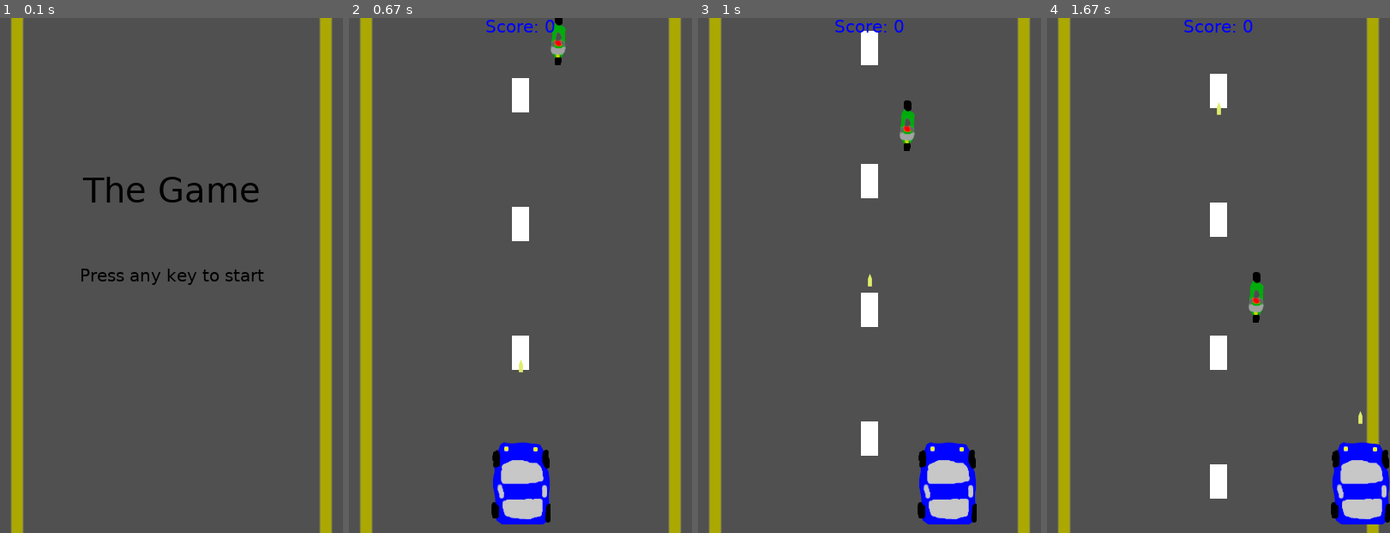
Above: before the commit, frames 1-4 (left to right).
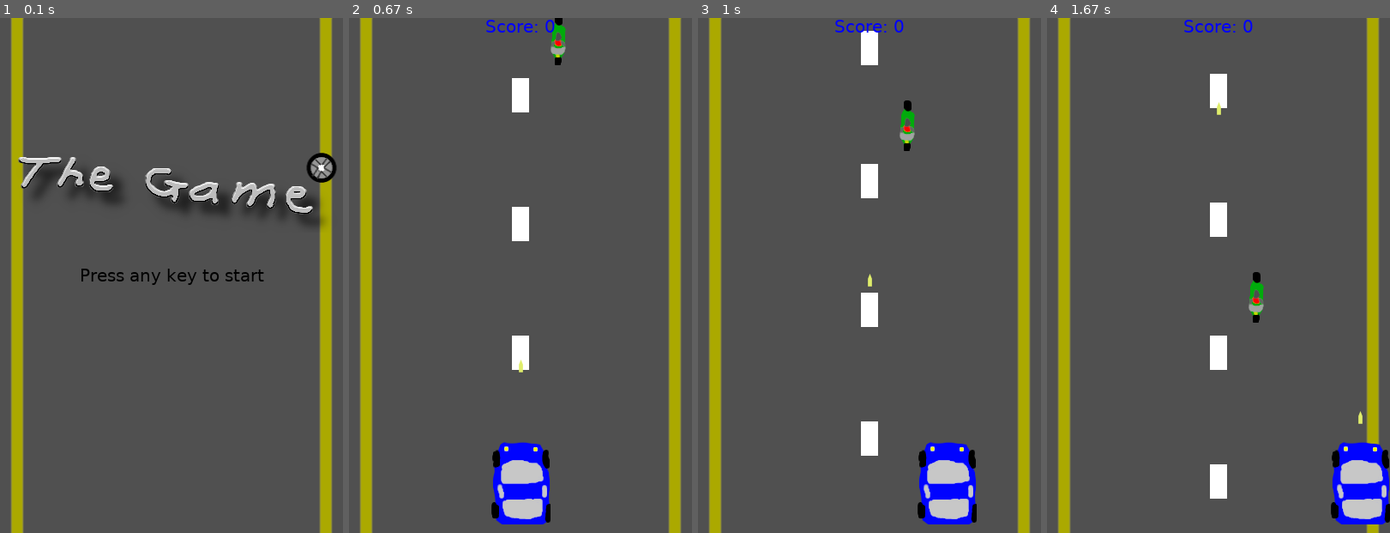
Above: after the commit, the same moments.

Repository: mnguyen4/learning-py-game
Game: pygame game, started from src/game_main_2.py
Two runs of this game, one before a commit and one after it. Both use one fixed random seed, a clock stepped at 60 frames per second and the inputs below.
Inputs:
- Up to frame 1 (0.1 s): no input
- Up to frame 2 (0.67 s): tap Space at 0.33 s
- Up to frame 3 (1 s): hold Right from 0.67 s (still down); tap Space at 0.73 s
- Up to frame 4 (1.67 s): tap Space at 1.03, 1.23, 1.53 s; release Right at 1.13 s; hold Right 1.17-1.63 s

The runs differ from the first frame. In frame 1, 4.0% of the frame differs, in the area x 5-99%, y 26-41%; in frame 2, nothing differs; in frame 3, nothing differs; in frame 4, nothing differs.

Commit message:
Switched to beautiful title graphic.

Diff:
--- a/src/characters.py
+++ b/src/characters.py
@@ -77,3 +77,13 @@
         self.surf = pygame.Surface((game_state.SCREEN_WIDTH / 2, 40))
         self.surf.fill(btn_color)
         self.surf.blit(btn_text, btn_text.get_rect(center=(self.surf.get_width() / 2, self.surf.get_height() / 2)))
+
+class Title(pygame.sprite.Sprite):
+    def __init__(self):
+        super().__init__()
+        self.image = game_state.TITLE_IMG
+        self.surf = pygame.Surface((400, 100))
+        self.rect = self.surf.get_rect(center=(game_state.SCREEN_WIDTH / 2, game_state.SCREEN_HEIGHT / 3))
+
+    def draw(self, surface):
+        surface.blit(self.image, self.rect)
--- a/src/game_functions.py
+++ b/src/game_functions.py
@@ -5,11 +5,10 @@
 
 def title(game_surface, background):
     fps = pygame.time.Clock()
-    font = pygame.font.SysFont("Verdana", 40)
+    game_surface.blit(background, (0, 0))
+    title_img = Title()
+    game_surface.blit(title_img.image, title_img.rect)
     small_font = pygame.font.SysFont("Verdana", 20)
-    title_txt = font.render("The Game", True, game_state.BLACK)
-    game_surface.blit(background, (0, 0))
-    game_surface.blit(title_txt, title_txt.get_rect(center=(game_state.SCREEN_WIDTH / 2, game_state.SCREEN_HEIGHT / 3)))
     message_txt = small_font.render("Press any key to start", True, game_state.BLACK)
     game_surface.blit(message_txt, message_txt.get_rect(center=(game_state.SCREEN_WIDTH / 2, game_state.SCREEN_HEIGHT / 2)))
     display_title = True
--- a/src/game_state.py
+++ b/src/game_state.py
@@ -59,3 +59,4 @@
 ]
 LANE_IMG = pygame.image.load("resources/lane.png")
 PLAYER_IMG = pygame.image.load("resources/car1.png")
+TITLE_IMG = pygame.image.load("resources/title.png")
Binary file added: resources/title.png
